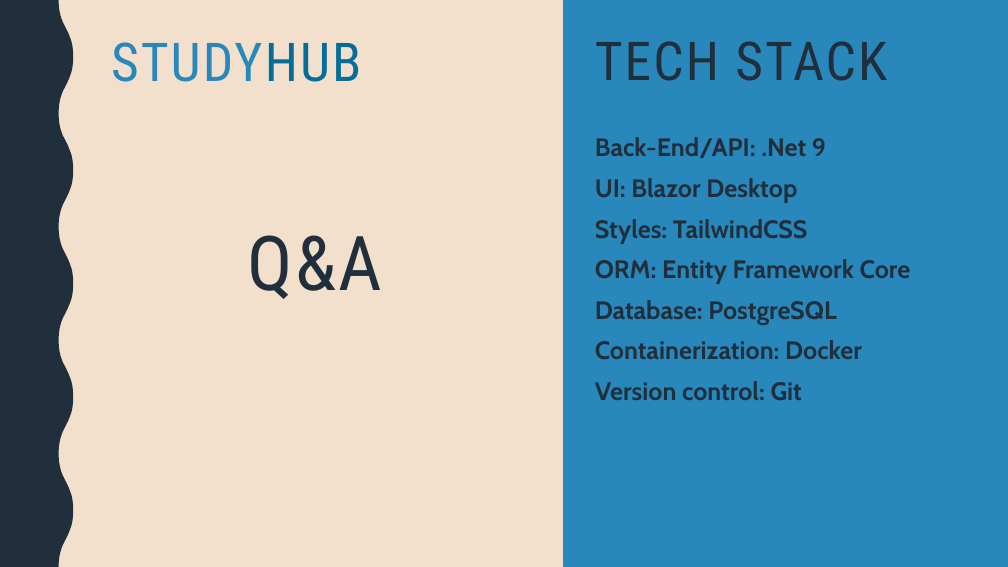
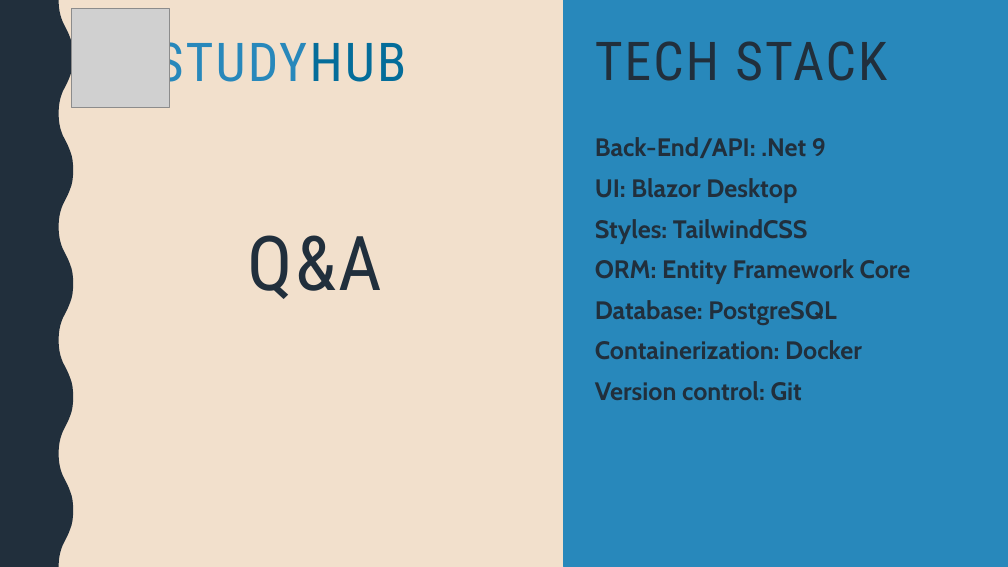
Before and after one commit to Kitukl/PI2025_FireDucks_2.0, a slide deck: slide 11 of Documents/StudyHUB_by_FireDucks.pptx. Drawn at 1008x567 pixels with LibreOffice and Linux fonts; fonts in the diff are those of the drawing; grey boxes stand for pictures. Boxes give left, top, right and bottom in pixels: in the first picture for what was removed or moved away, otherwise in the second. Text is boxed around its words. In the diff, an @@ line names an element or a change of style, - is before the commit and + after.

Commit message:
Presentation update

```diff
--- a/Documents/StudyHUB_by_FireDucks.pptx
+++ b/Documents/StudyHUB_by_FireDucks.pptx
@@ picture added at [71,9,169,107] @@
@@ title "STUDYHUB" rewrapped from [111,42,361,82] to [156,33,406,95] @@
```
Also in this commit, not shown: 1 other slide changed.
